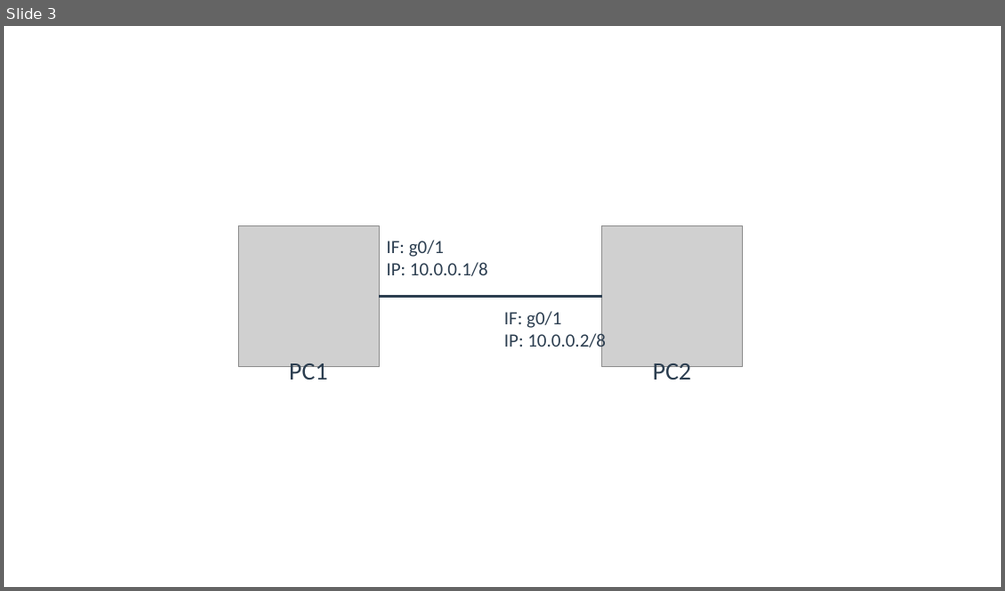
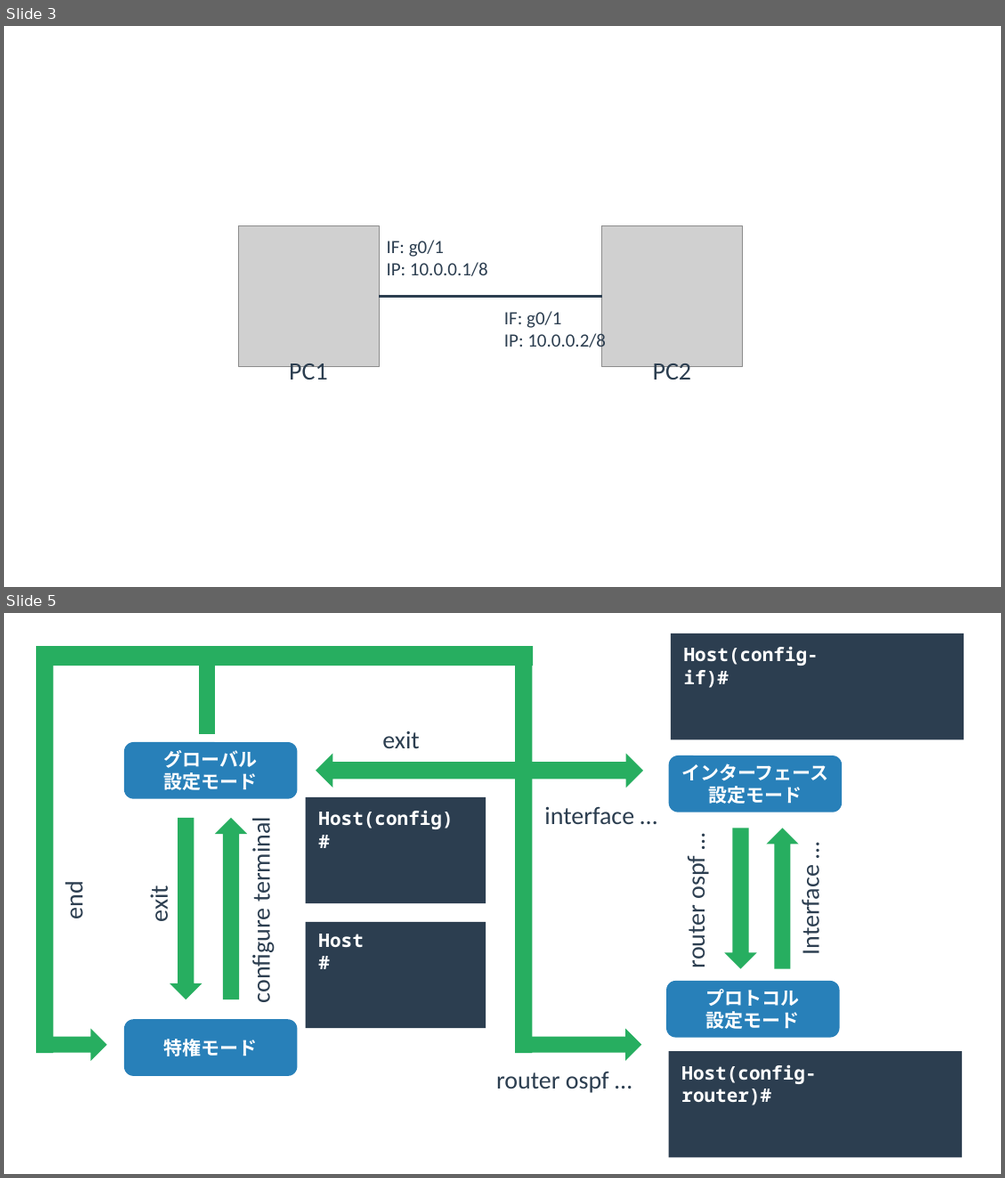
Before and after one commit to yuichi110/www.yuichi.com-network, a slide deck: slides/0020.pptx. Shown one above the other, each under a label of ours: slide 3 before the commit, slides 3 and 5 after it; the slides between them are not shown. The pictures are 1005x591 and 1005x1178 pixels, drawn with LibreOffice and Linux fonts; fonts in the diff are those of the drawing; grey boxes stand for pictures. Boxes give left, top, right and bottom in pixels: in the first picture for what was removed or moved away, otherwise in the second. Text is boxed around its words. In the diff, an @@ line names an element or a change of style, - is before the commit and + after.

```diff
--- a/slides/0020.pptx
+++ b/slides/0020.pptx
@@ slide 5 added at (4,613,1001,1174), background #FFFFFF @@
@@ rectangle added at (671,633,964,739), fill #2C3E50 @@
@@ rectangle added at (36,646,533,666), fill #27AE60 @@
@@ rectangle added at (36,657,53,1053), fill #27AE60 @@
@@ rectangle added at (199,658,215,734), fill #27AE60 @@
@@ rectangle added at (515,657,532,1053), fill #27AE60 @@
@@ text added at (684,646,818,688), 18 pt, text #FFFFFF, bold @@
+Host(config-if)#
@@ rounded rectangle added at (124,742,298,799), fill #2880B9, 18 pt, text #FFFFFF, bold @@
+グローバル
+設定モード
@@ text added at (382,731,419,748), 24 pt, text #2C3E50 @@
+exit
@@ left right arrow added at (316,754,643,788), fill #27AE60 @@
@@ rounded rectangle added at (669,755,842,812), fill #2880B9, 18 pt, text #FFFFFF, bold @@
+インターフェース
+設定モード
@@ rectangle added at (306,797,485,903), fill #2C3E50 @@
@@ right arrow added at (170,818,202,999), fill #27AE60 @@
@@ right arrow added at (215,818,247,999), fill #27AE60 @@
@@ text added at (246,825,276,1000), 24 pt, text #2C3E50 @@
+configure terminal
@@ text added at (318,810,453,829), 18 pt, text #FFFFFF, bold @@
+Host(config)#
@@ text added at (544,806,634,824), 24 pt, text #2C3E50 @@
+interface …
@@ right arrow added at (725,828,757,969), fill #27AE60 @@
@@ right arrow added at (767,828,799,969), fill #27AE60 @@
@@ text added at (680,859,711,967), 24 pt, text #2C3E50 @@
+router ospf …
@@ text added at (795,874,825,952), 24 pt, text #2C3E50 @@
+Interface …
@@ text added at (59,884,89,918), 24 pt, text #2C3E50 @@
+end
@@ text added at (144,889,174,921), 24 pt, text #2C3E50 @@
+exit
@@ rectangle added at (306,922,485,1028), fill #2C3E50 @@
@@ text added at (318,933,363,947), 18 pt, text #FFFFFF, bold @@
+Host#
@@ rounded rectangle added at (666,981,840,1038), fill #2880B9, 18 pt, text #FFFFFF, bold @@
+プロトコル
+設定モード
@@ right arrow added at (36,1028,107,1060), fill #27AE60 @@
@@ rounded rectangle added at (124,1019,298,1076), fill #2880B9, 18 pt, text #FFFFFF, bold @@
+特権モード
@@ right arrow added at (521,1028,641,1060), fill #27AE60 @@
@@ rectangle added at (669,1051,962,1158), fill #2C3E50 @@
@@ text added at (681,1064,816,1105), 18 pt, text #FFFFFF, bold @@
+Host(config-router)#
@@ text added at (496,1071,609,1093), 24 pt, text #2C3E50 @@
+router ospf …
```
Also in this commit, not shown: 1 slide changed, 2 other slides added, 1 other file.
